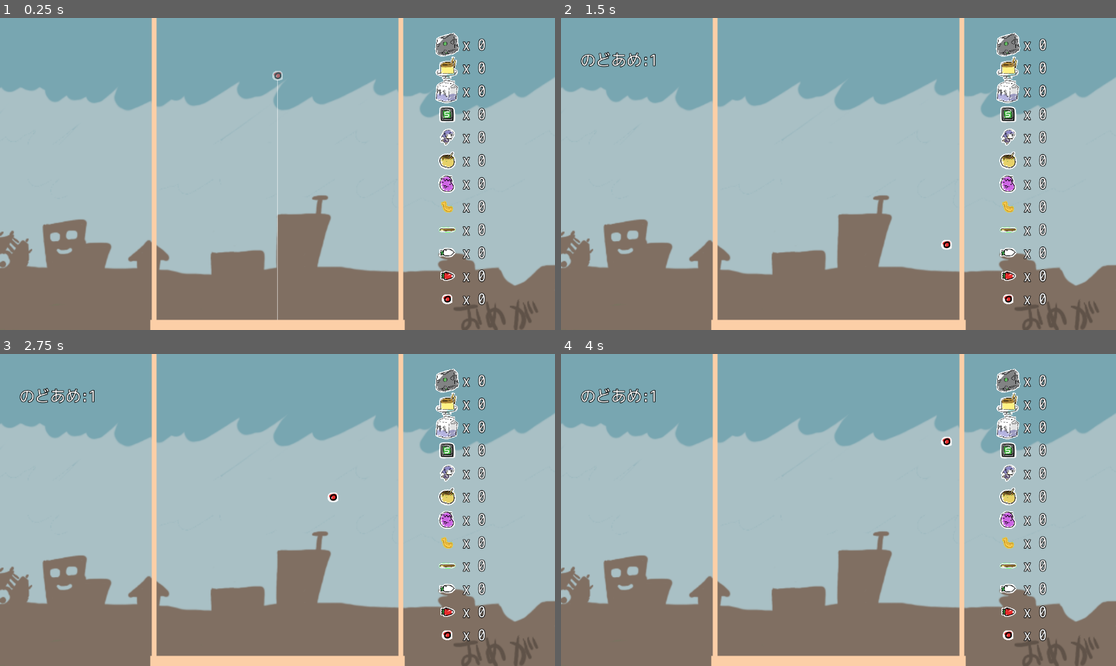
Above: before the commit, frames 1-4 (two rows, left to right).
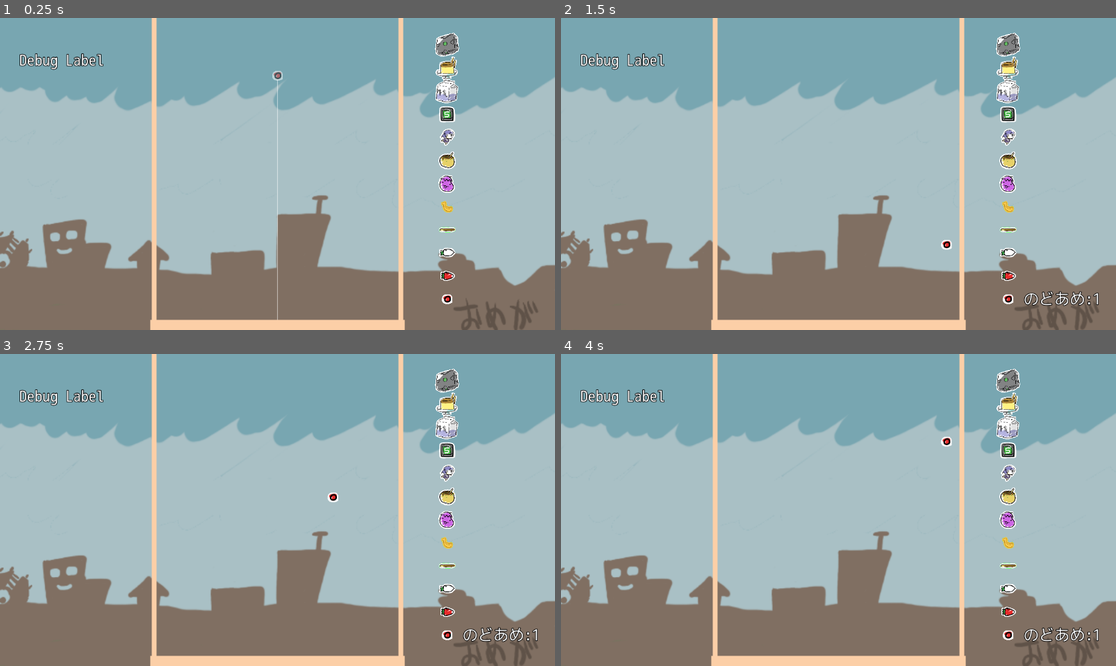
Above: after the commit, the same moments.

Repository: syun77/gd_suikagame
Game: Godot game, scene res://Main.tscn
The game is run twice, just before and just after one commit, with the same random seed, the same clock (stepped at 60 frames per second) and the same inputs.
Inputs (mouse positions are in pixels of both pictures, inside the frame that each line leads up to):
- Up to frame 1 (0.25 s): no input
- Up to frame 2 (1.5 s): tap Enter at 0.5 s; move the mouse to (960, 158) at 0.52 s; click (960, 158) at 0.6 s; move the mouse to (727, 189) at 1.27 s; click (727, 189) at 1.35 s
- Up to frame 3 (2.75 s): tap R (reset) at 2 s; move the mouse to (333, 441) at 2.02 s; click (333, 441) at 2.1 s
- Up to frame 4 (4 s): move the mouse to (810, 572) at 2.77 s; click (810, 572) at 2.85 s; tap R (reset) at 3.5 s; move the mouse to (1005, 556) at 3.52 s; click (1005, 556) at 3.6 s

The runs differ from the first frame. In frame 1, 1.3% of the frame differs, in the area x 3-88%, y 6-93%; in frame 2, 1.6%, in the area x 3-97%, y 6-93%; in frame 3, 1.6%; in frame 4, 1.6%.

Commit message:
オブジェクト数の表示

Diff:
--- a/gd_suikagame/Main.gd
+++ b/gd_suikagame/Main.gd
@@ -37,6 +37,7 @@
 @onready var _ui_layer = $UILayer
 @onready var _ui_now_fruit = $UILayer/NowFruit
 @onready var _ui_dbg_label = $UILayer/DbgLabel
+@onready var _ui_evolution_label = $UILayer/Evolution/Label
 
 # -----------------------------------------------
 # var.
@@ -165,15 +166,7 @@
 
 ## 更新 > UI.
 func _update_ui() -> void:
-	pass
-
-## 更新 > デバッグ.
-func _update_debug() -> void:
-	if Input.is_action_just_pressed("reset"):
-		# リセット.
-		get_tree().change_scene_to_file("res://Main.tscn")
-
-	# 生成数をカウントする.
+	# フルーツの生成数をカウントする.
 	var tbl = {}
 	for obj in _fruit_layer.get_children():
 		var fruit = obj as Fruit
@@ -182,7 +175,18 @@
 			tbl[id] += 1 # 登録済みならカウントアップ.
 		else:
 			tbl[id] = 1 # 未登録なら登録する.
-	_ui_dbg_label.text = ""
-	for id in tbl.keys():
+	_ui_evolution_label.text = ""
+	var values = Fruit.eFruit.values()
+	values.reverse()
+	for id in values:
 		var s = Fruit.get_fruit_name(id)
-		_ui_dbg_label.text += s + ":%d\n"%tbl[id]
+		if id in tbl:
+			_ui_evolution_label.text += s + ":%d\n"%tbl[id]
+		else:
+			_ui_evolution_label.text += "\n"
+
+## 更新 > デバッグ.
+func _update_debug() -> void:
+	if Input.is_action_just_pressed("reset"):
+		# リセット.
+		get_tree().change_scene_to_file("res://Main.tscn")
